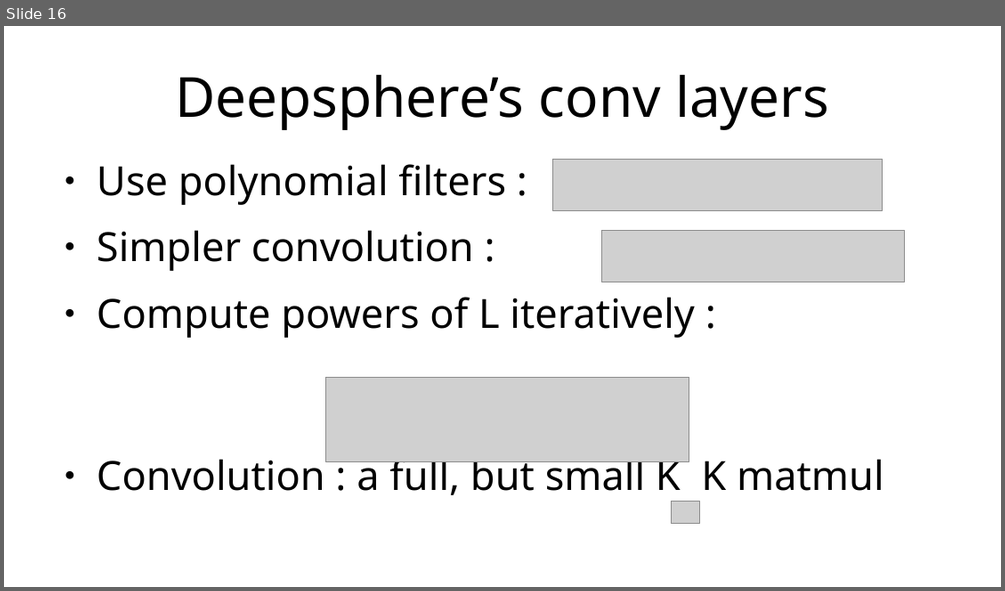
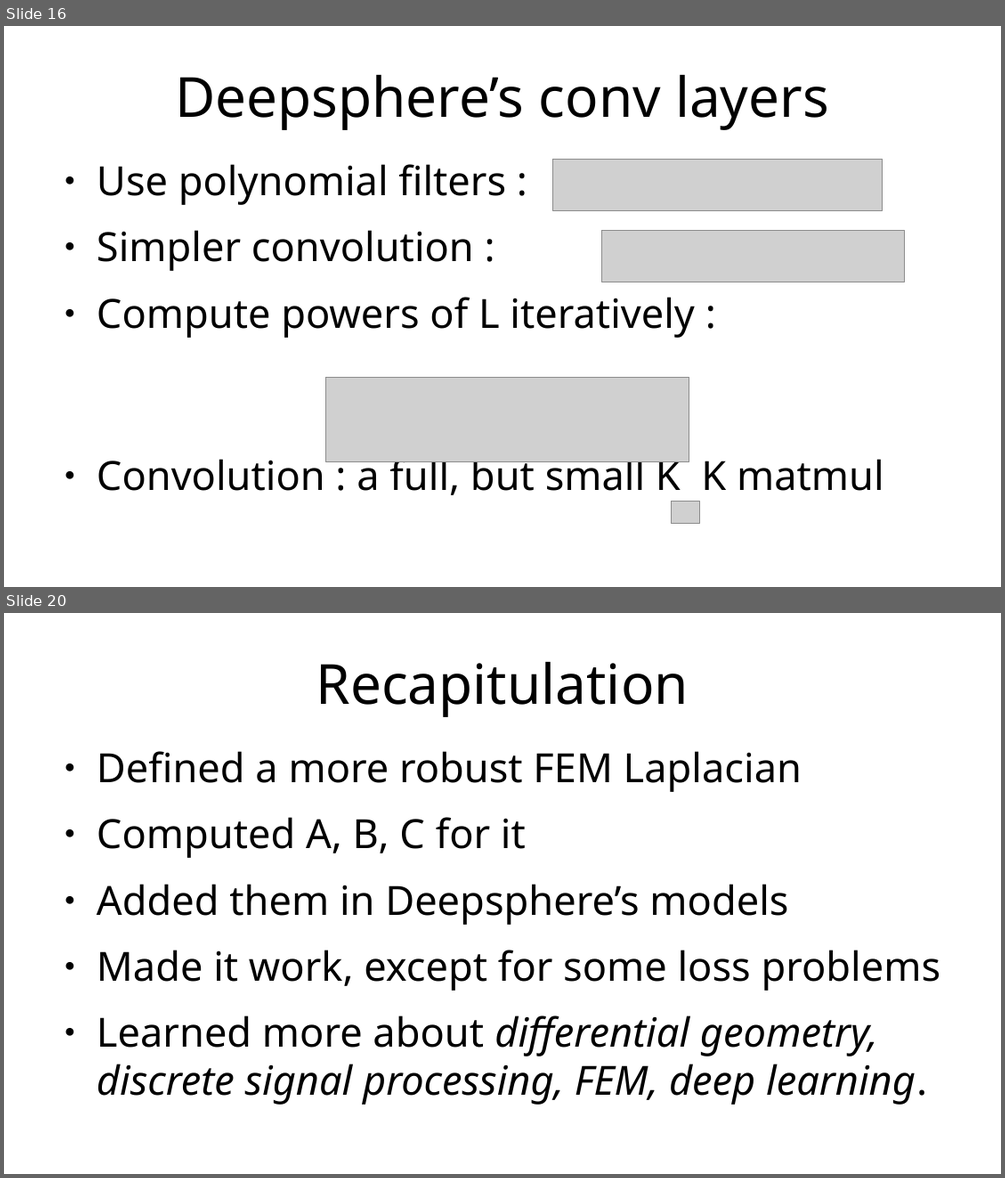
Before and after one commit to maltherd/deepsphere-fem, a slide deck: presentation.odp. Shown one above the other, each under a label of ours: slide 16 before the commit, slides 16 and 20 after it; the slides between them are not shown. The pictures are 1005x591 and 1005x1178 pixels, drawn with LibreOffice and Linux fonts; fonts in the diff are those of the drawing; grey boxes stand for pictures; background and template pictures are left out. Boxes give left, top, right and bottom in pixels: in the first picture for what was removed or moved away, otherwise in the second. Text is boxed around its words. In the diff, an @@ line names an element or a change of style, - is before the commit and + after.

```diff
--- a/presentation.odp
+++ b/presentation.odp
@@ slide 20 added at <box>4,613,1001,1174</box>, background #FFFFFF @@
@@ title added at <box>316,661,688,717</box>, 44 pt, text #000000 @@
+Recapitulation
@@ text added at <box>97,751,941,1104</box>, 32 pt, text #000000 @@
+● Defined a more robust FEM Laplacian
+● Computed A, B, C for it
+● Added them in Deepsphere’s models
+● Made it work, except for some loss problems
+● Learned more about differential geometry, discrete signal processing, FEM, deep learning.
```
Also in this commit, not shown: 2 slides changed, 2 other slides added, 2 slides removed, 2 other files.
